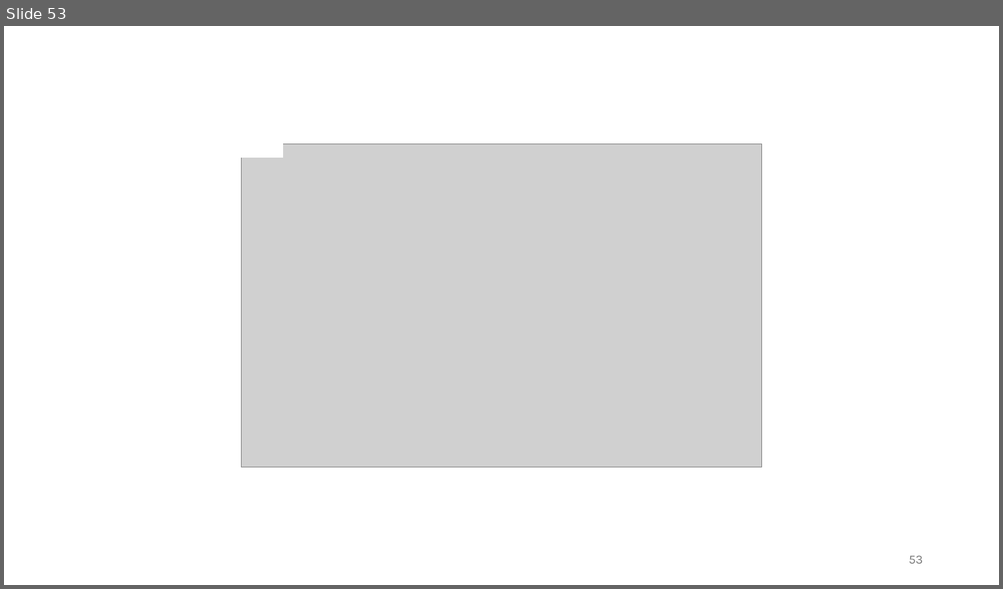
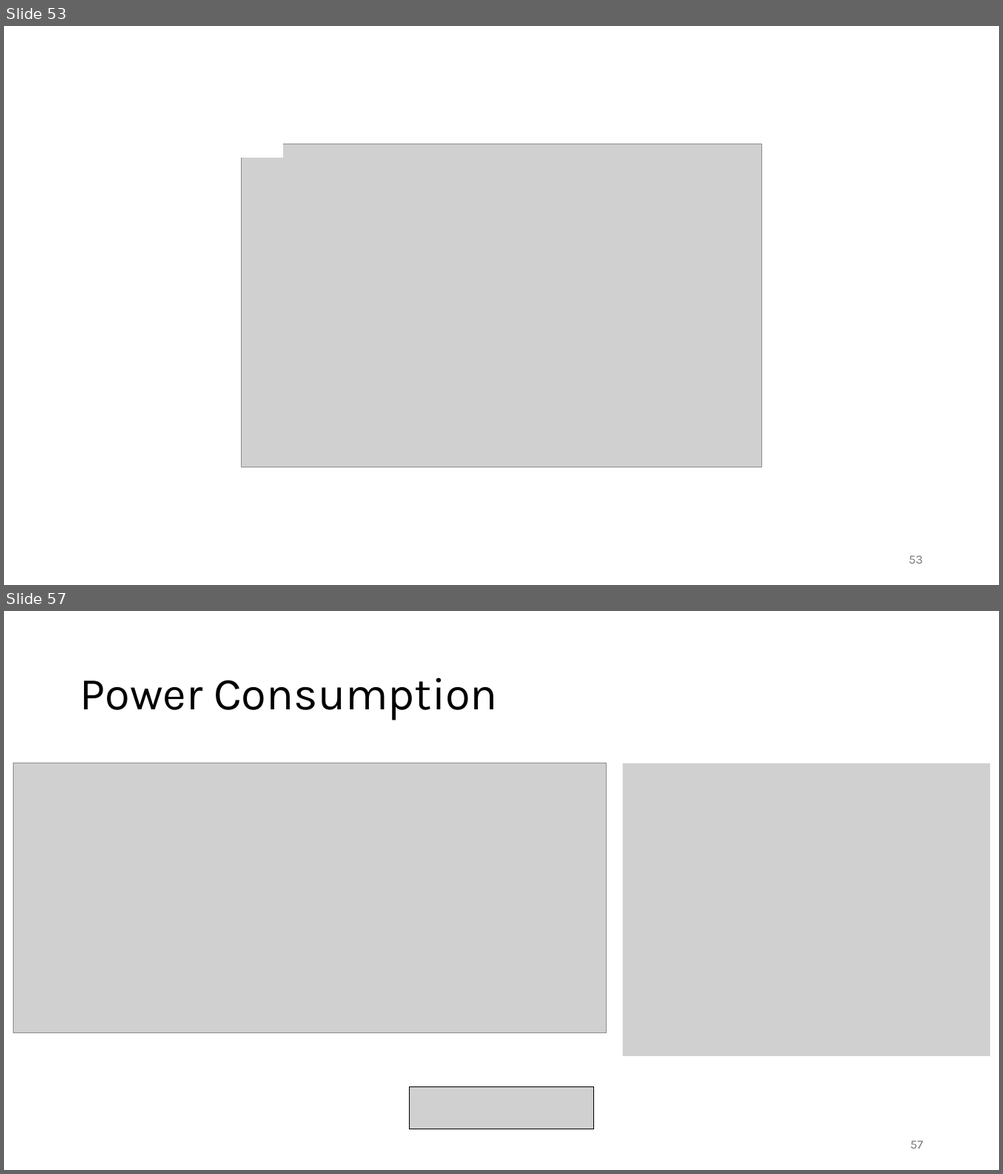
Before and after one commit to FelixWick/intro_electrical_eng, a slide deck: slides/4_ACtech.pptx. Shown one above the other, each under a label of ours: slide 53 before the commit, slides 53 and 57 after it; the slides between them are not shown. The pictures are 1003x589 and 1003x1174 pixels, drawn with LibreOffice and Linux fonts; fonts in the diff are those of the drawing; grey boxes stand for pictures. Boxes give left, top, right and bottom in pixels: in the first picture for what was removed or moved away, otherwise in the second. Text is boxed around its words. In the diff, an @@ line names an element or a change of style, - is before the commit and + after.

```diff
--- a/slides/4_ACtech.pptx
+++ b/slides/4_ACtech.pptx
@@ slide 57 added at (x1=4, y1=611, x2=999, y2=1170), background #FFFFFF @@
@@ title added at (x1=79, y1=678, x2=498, y2=721), 44 pt, text #000000 @@
+Power Consumption
@@ picture added at (x1=13, y1=763, x2=606, y2=1034) @@
@@ picture added at (x1=623, y1=763, x2=990, y2=1056) @@
@@ picture added at (x1=409, y1=1087, x2=594, y2=1130) @@
@@ page number added at (x1=910, y1=1141, x2=922, y2=1149), 12 pt, text #797979 @@
+57
```
Also in this commit, not shown: 4 slides changed, 1 other slide added, 1 other file.
